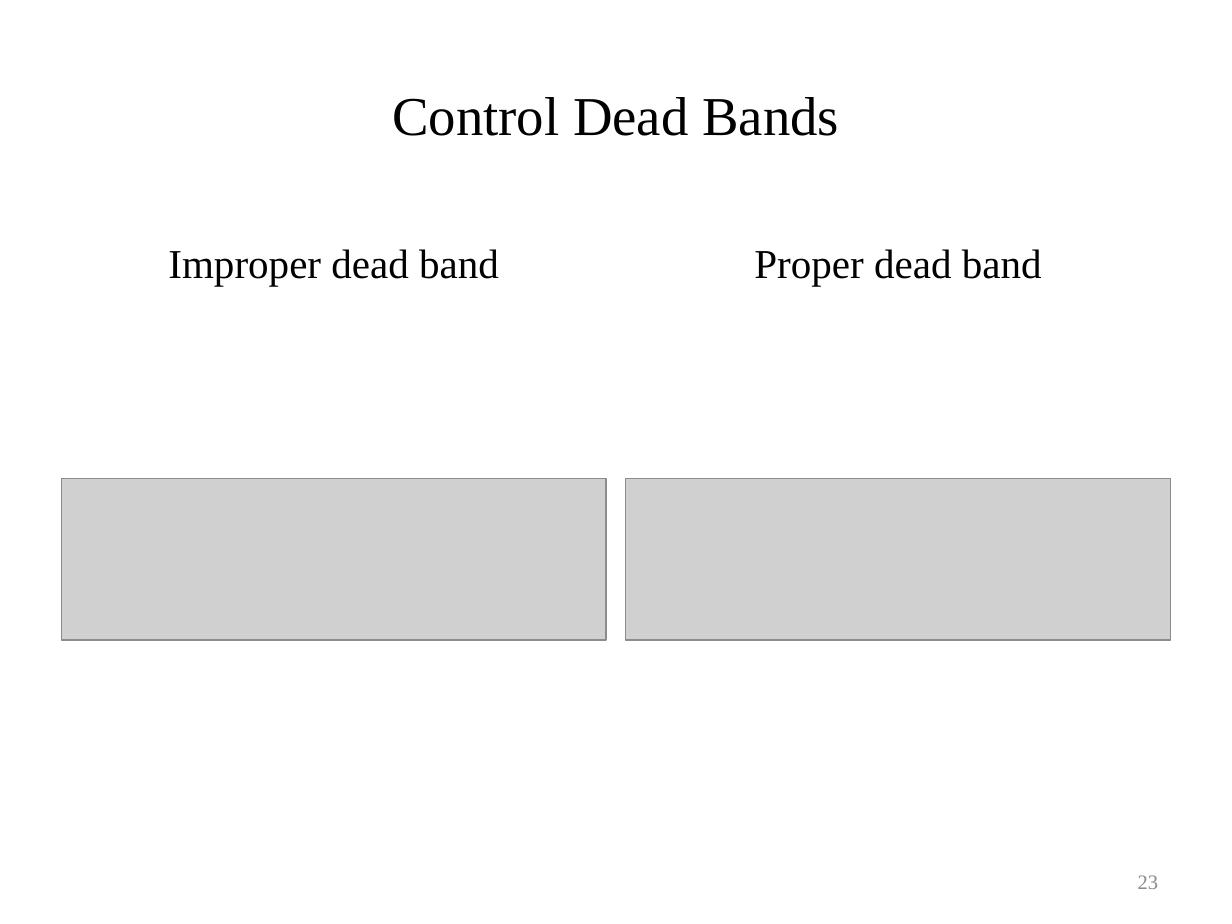
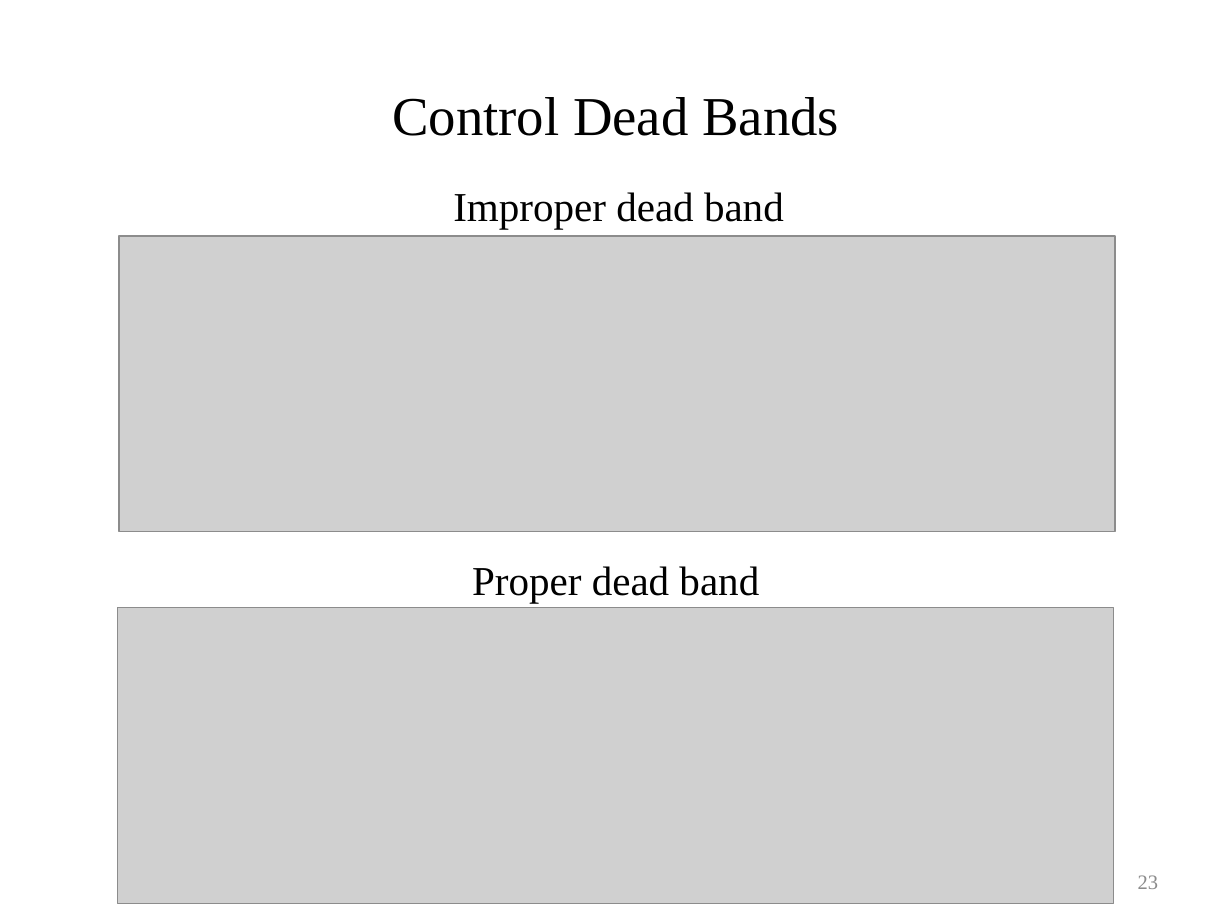
Before and after one commit to gridlab-d/course, a slide deck: slide 23 of University of Washington Class/Module 4 - Voltage control devices.pptx. Drawn at 1232x924 pixels with LibreOffice and Linux fonts; fonts in the diff are those of the drawing; grey boxes stand for pictures. Boxes give left, top, right and bottom in pixels: in the first picture for what was removed or moved away, otherwise in the second. Text is boxed around its words. In the diff, an @@ line names an element or a change of style, - is before the commit and + after.

```diff
--- a/University of Washington Class/Module 4 - Voltage control devices.pptx
+++ b/University of Washington Class/Module 4 - Voltage control devices.pptx
@@ text "Improper dead band": place and size @@
-text "Improper dead band" at [168, 249, 499, 286]
+text "Improper dead band" at [453, 192, 784, 229]
@@ picture: place and size @@
-picture at [62, 478, 606, 639]
+picture at [120, 237, 1116, 532]
@@ text "Proper dead band": place and size @@
-text "Proper dead band" at [754, 249, 1042, 286]
+text "Proper dead band" at [472, 566, 759, 603]
@@ picture: place and size @@
-picture at [626, 478, 1170, 639]
+picture at [117, 607, 1114, 903]
```
Also in this commit, not shown: 12 other slides changed.
